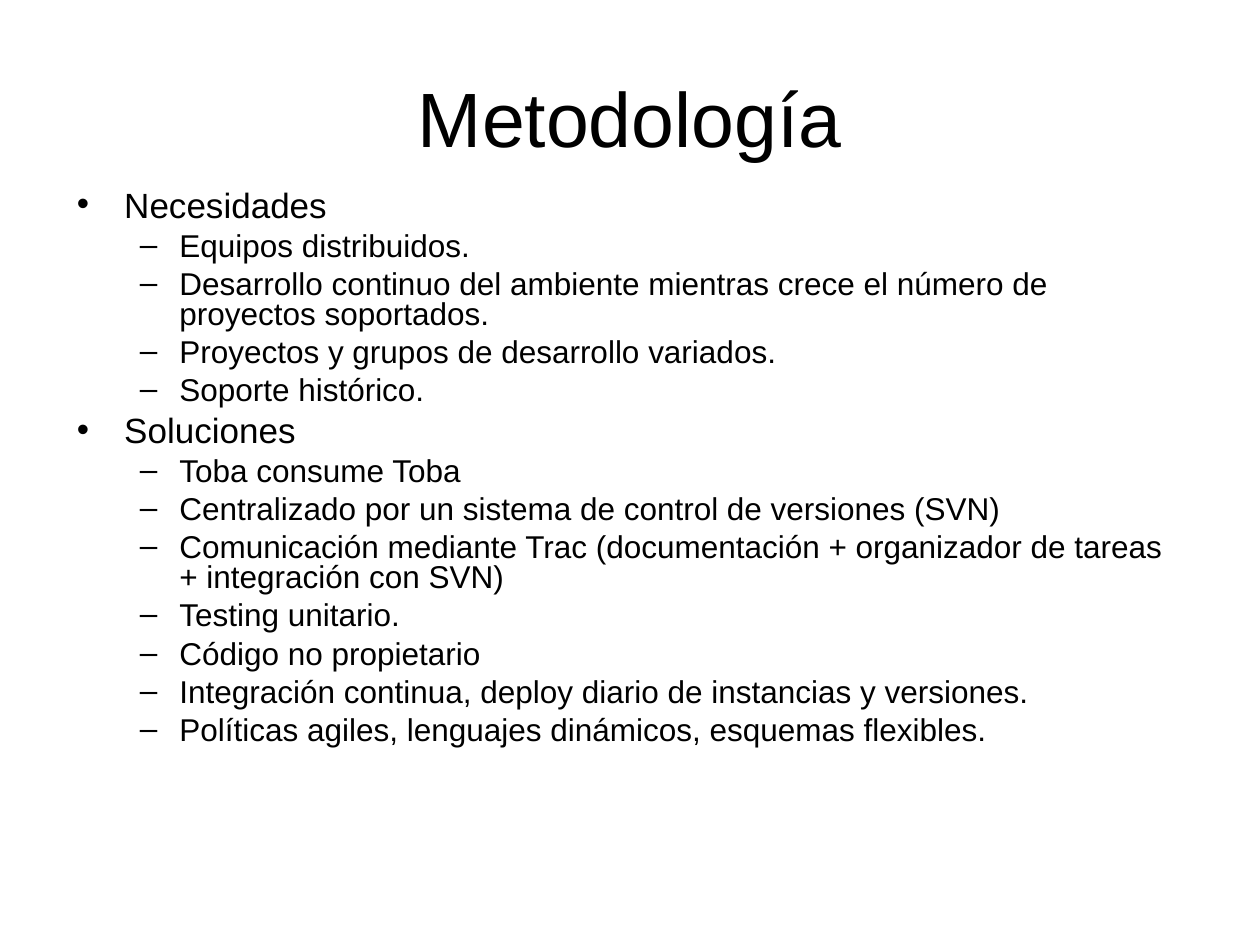
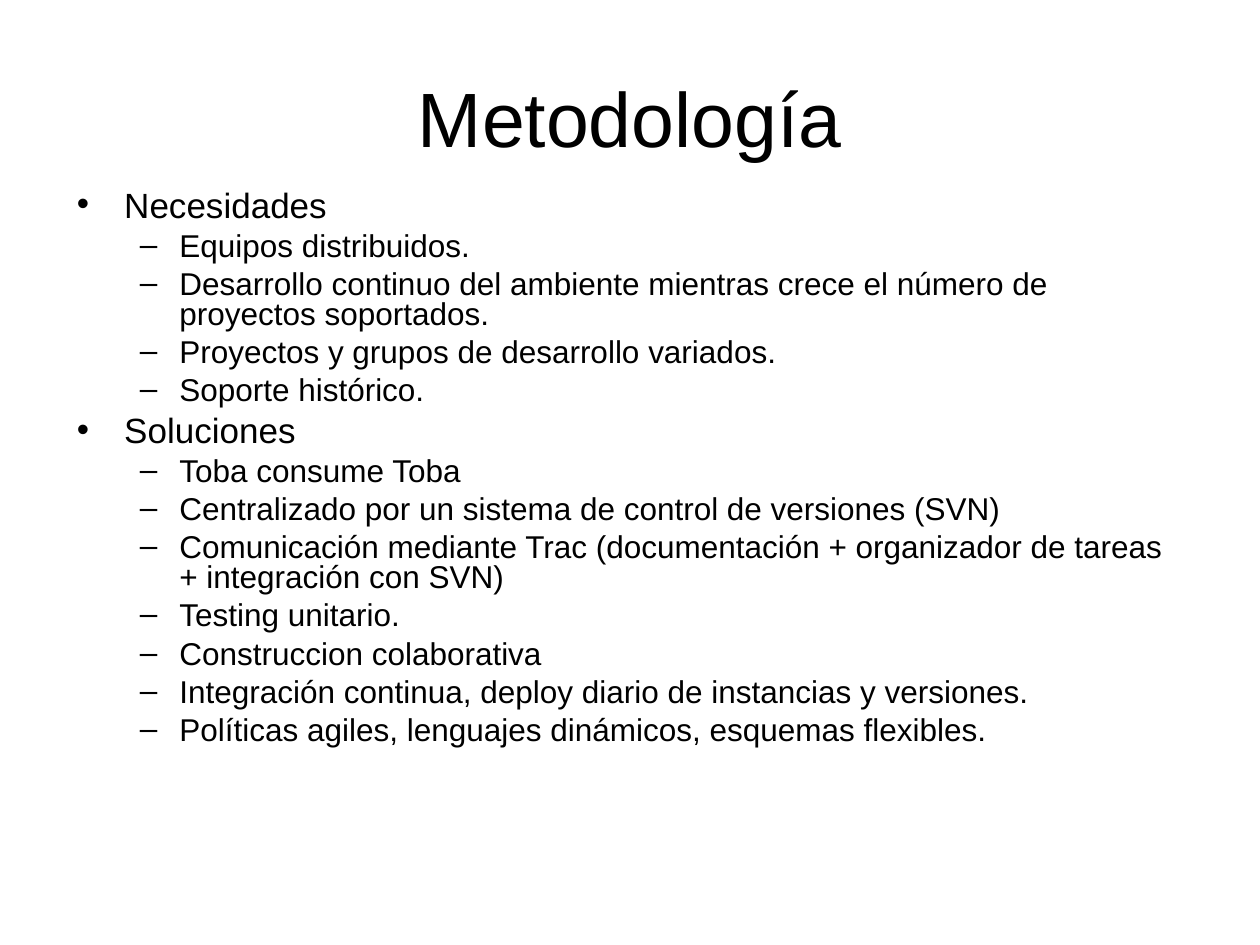
Before and after one commit to SIU-Toba/framework, a slide deck: slide 5 of doc/presentacion/Quinta SIU - 20 minutos.ppt (slide 4 before the commit). Drawn at 1260x945 pixels with LibreOffice and Linux fonts; fonts in the diff are those of the drawing. Boxes give left, top, right and bottom in pixels: in the first picture for what was removed or moved away, otherwise in the second. Text is boxed around its words. In the diff, an @@ line names an element or a change of style, - is before the commit and + after.

```diff
--- a/doc/presentacion/Quinta SIU - 20 minutos.ppt
+++ b/doc/presentacion/Quinta SIU - 20 minutos.ppt
@@ text at bbox=[179, 642, 542, 666]: text changed @@
-  – Código no propietario
+  – Construccion colaborativa
```
Also in this commit, not shown: 1 other slide changed, 3 slides added, 3 slides removed, 2 other files.
